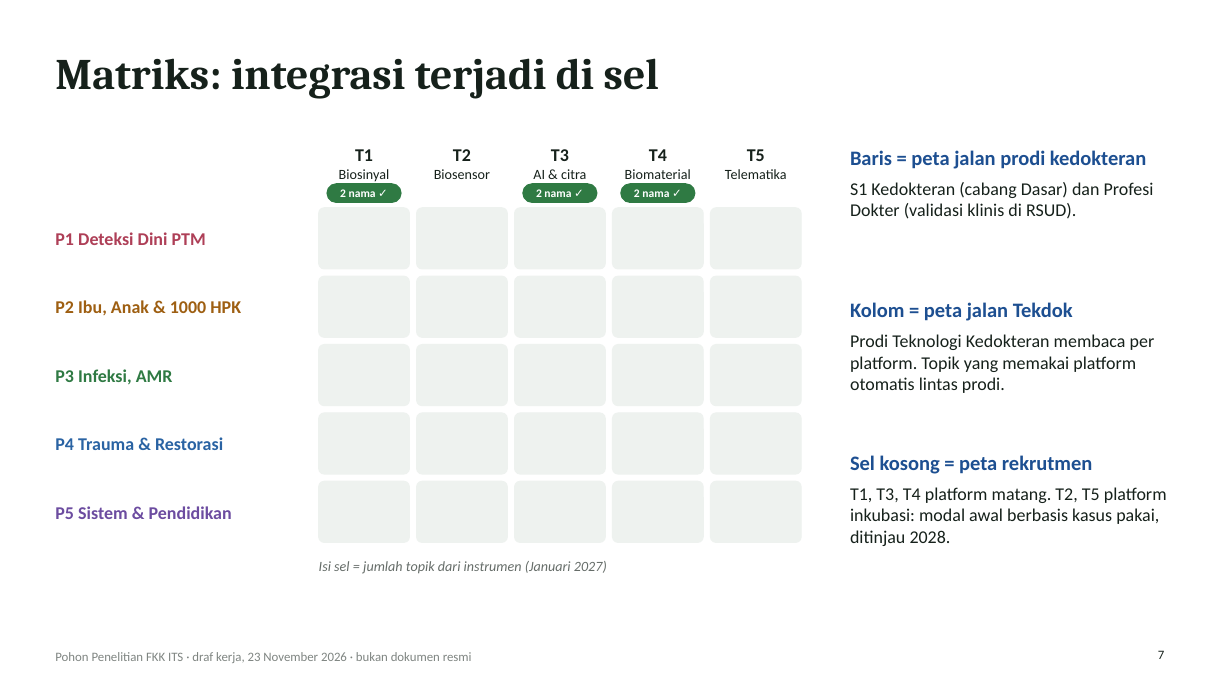
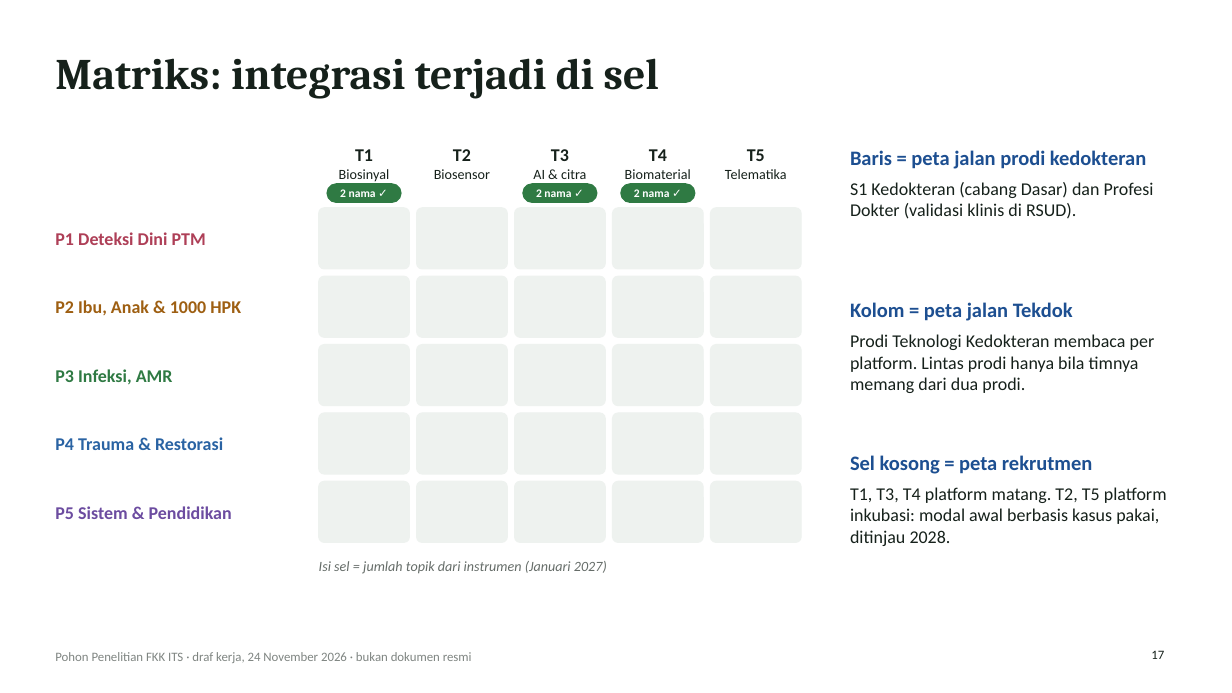
Before and after one commit to anakwirayuda-eng/desa-binaan-dashboard, a slide deck: slide 17 of output/PAPARAN_POHON_PENELITIAN_FKK_ITS.pptx (slide 7 before the commit). Drawn at 1232x693 pixels with LibreOffice and Linux fonts; fonts in the diff are those of the drawing. Boxes give left, top, right and bottom in pixels: in the first picture for what was removed or moved away, otherwise in the second. Text is boxed around its words. In the diff, an @@ line names an element or a change of style, - is before the commit and + after.

```diff
--- a/output/PAPARAN_POHON_PENELITIAN_FKK_ITS.pptx
+++ b/output/PAPARAN_POHON_PENELITIAN_FKK_ITS.pptx
@@ text at bbox=[850, 334, 1155, 393]: text changed @@
-Prodi Teknologi Kedokteran membaca per platform. Topik yang memakai platform otomatis lintas prodi.
+Prodi Teknologi Kedokteran membaca per platform. Lintas prodi hanya bila timnya memang dari dua prodi.
@@ text at bbox=[55, 652, 472, 663]: text changed @@
-Pohon Penelitian FKK ITS · draf kerja, 23 November 2026 · bukan dokumen resmi
+Pohon Penelitian FKK ITS · draf kerja, 24 November 2026 · bukan dokumen resmi
@@ page number at bbox=[1151, 650, 1164, 659]: text changed @@
-7
+17
```
Also in this commit, not shown: 20 other slides changed, 2 slides added, 17 other files.
